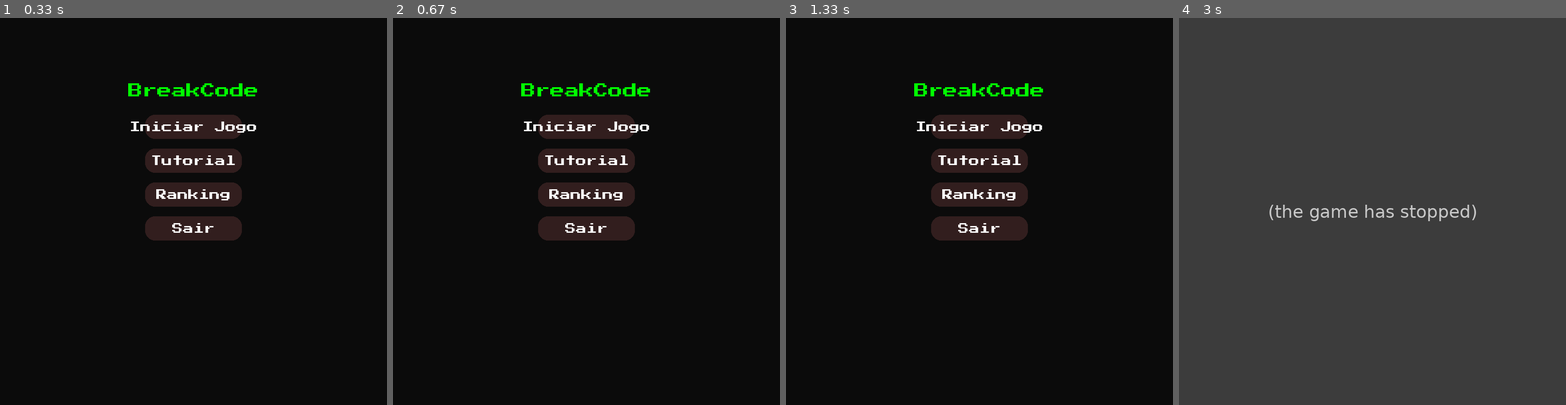
Above: before the commit, frames 1-4 (left to right).
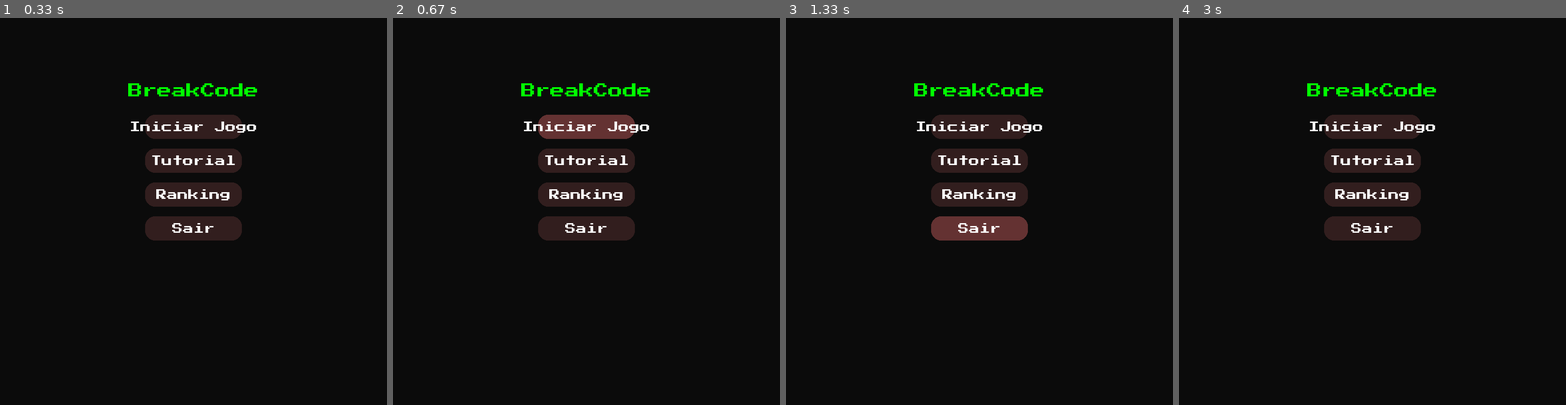
Above: after the commit, the same moments.

Repository: LucasFrts/FESO_pygame
Game: pygame game, started from main.py
Same seed, same stepped clock (60 frames per second), same inputs: the game is played once before the commit and once after it.
Inputs (mouse positions are in pixels of both pictures, inside the frame that each line leads up to):
- Up to frame 1 (0.33 s): no input
- Up to frame 2 (0.67 s): click (586, 126) at 0.38 s, where only the run after the commit has a clickable "Iniciar Jogo"
- Up to frame 3 (1.33 s): press the mouse at (979, 161) at 0.7 s; move the mouse to (994, 226) at 0.8 s; release the mouse at (1010, 292) at 0.93 s; press the mouse at (979, 161) at 1.03 s; move the mouse to (964, 192) at 1.13 s; release the mouse at (952, 226) at 1.27 s
- Up to frame 4 (3 s): press the mouse at (1372, 126) at 1.37 s; move the mouse to (1353, 199) at 1.47 s; release the mouse at (1333, 273) at 1.6 s; press the mouse at (1372, 126) at 2.2 s; move the mouse to (1360, 126) at 2.3 s; release the mouse at (1349, 126) at 2.43 s; press the mouse at (1372, 226) at 2.53 s; move the mouse to (1310, 176) at 2.63 s; release the mouse at (1248, 126) at 2.77 s

Frame 1 is identical in both runs. In frame 2, 1.3% of the frame differs, in the area x 37-63%, y 25-32%; in frame 3, 1.4%; in frame 4, 100%, in the area x 0-100%, y 0-100%.
Before the commit the program exited at 2.78 s; later frames show no game.

Commit message:
Adiciona Render() para pintar containers a cada momento e Draw() para printar entidades a cada momento

Diff:
--- a/game/engines/container.py
+++ b/game/engines/container.py
@@ -6,7 +6,6 @@
     def __init__(self, pygame, setting):
         self.setting = setting
         self.game = pygame
-        self.setup()
 
 
     def register(self, entity):
@@ -19,3 +18,9 @@
 
     def setup(self):
         pass
+
+    def render(self):
+        self.setup()
+        for entity in self.entities:
+            if hasattr(entity, 'draw'):
+                entity.draw()
--- a/game/engines/runtime.py
+++ b/game/engines/runtime.py
@@ -25,6 +25,8 @@
                     for registered in artefact.entities:
                         if event.type in registered.events:
                             registered.do(event.type)
+            for container in self.containers:
+                container.render()
 
             self.pygame.display.flip()
 
--- a/game/entities/button.py
+++ b/game/entities/button.py
@@ -13,12 +13,16 @@
         self.action = action
         self.pressionado = False
         self.setting = setting
+        self.is_hovered = False  # Controle de hover
         self.events.append(self.game.MOUSEBUTTONDOWN)
         self.events.append(self.game.MOUSEBUTTONUP)
+        self.events.append(self.game.MOUSEMOTION)  # Adiciona evento de movimento do mouse
 
-    def init(self):
+    def draw(self):
         mouse = self.game.mouse.get_pos()
-        cor_atual = self.color_hover if (self.x + self.width > mouse[0] > self.x and self.y + self.height > mouse[1] > self.y) else self.color_btn
+        self.is_hovered = (self.x + self.width > mouse[0] > self.x and self.y + self.height > mouse[1] > self.y)
+
+        cor_atual = self.color_hover if self.is_hovered else self.color_btn
         self.game.draw.rect(self.setting.screen, cor_atual, (self.x, self.y, self.width, self.height), border_radius=20)
 
         texto_surf = self.setting.fonts.medium.render(self.text, True, (255, 255, 255))
@@ -27,11 +31,10 @@
 
     def do(self, event):
         if event == self.game.MOUSEBUTTONDOWN:
-            mouse = self.game.mouse.get_pos()
-            if self.x + self.width > mouse[0] > self.x and self.y + self.height > mouse[1] > self.y:
+            if self.is_hovered:
                 self.pressionado = True
         elif event == self.game.MOUSEBUTTONUP:
             if self.pressionado:
                 self.pressionado = False
-                if self.action:
+                if self.is_hovered and self.action:
                     self.action()
--- a/game/entities/entity.py
+++ b/game/entities/entity.py
@@ -8,3 +8,6 @@
 
     def init(self):
         pass
+
+    def draw(self):
+        pass
--- a/game/screens/start.py
+++ b/game/screens/start.py
@@ -2,17 +2,8 @@
 from game.entities.button import Button
 from game.entities.flow import Flow
 class StartMenu(Container):
-    def setup(self):
-        self.setting.screen.fill("#0b0b0b")
-        titulo_texto = "BreakCode"
-
-        titulo_surface = self.setting.fonts.big.render(titulo_texto, True, (0, 255, 0))  # Verde para o título
-
-
-        titulo_rect = titulo_surface.get_rect(center=(self.setting.screen.get_width() // 2, 150))
-
-        self.setting.screen.blit(titulo_surface, titulo_rect)
-
+    def __init__(self, pygame, setting):
+        super().__init__(pygame, setting)
         startBtn = Button(self.game, self.setting, 300, 200, 200, 50, "Iniciar Jogo", (50, 30, 30), (100, 50, 50), self.startGame)
         tutorialBtn = Button(self.game, self.setting, 300, 270, 200, 50, "Tutorial", (50, 30, 30), (100, 50, 50), self.openTutorial)
         rankingBtn = Button(self.game, self.setting, 300, 340, 200, 50, "Ranking", (50, 30, 30), (100, 50, 50), self.openRanking)
@@ -23,7 +14,18 @@
         self.entities.append(rankingBtn)
         self.entities.append(closeBtn)
 
+    def setup(self):
+        self.setting.screen.fill("#0b0b0b")
+        title_text = "BreakCode"
 
+        title_surface = self.setting.fonts.big.render(title_text, True, (0, 255, 0))  # Verde para o título
+
+        title_rect = title_surface.get_rect(center=(self.setting.screen.get_width() // 2, 150))
+
+        self.setting.screen.blit(title_surface, title_rect)
+
+    def render(self):
+        super().render()
 
     def startGame(self):
         print("Iniciar Jogo!")
